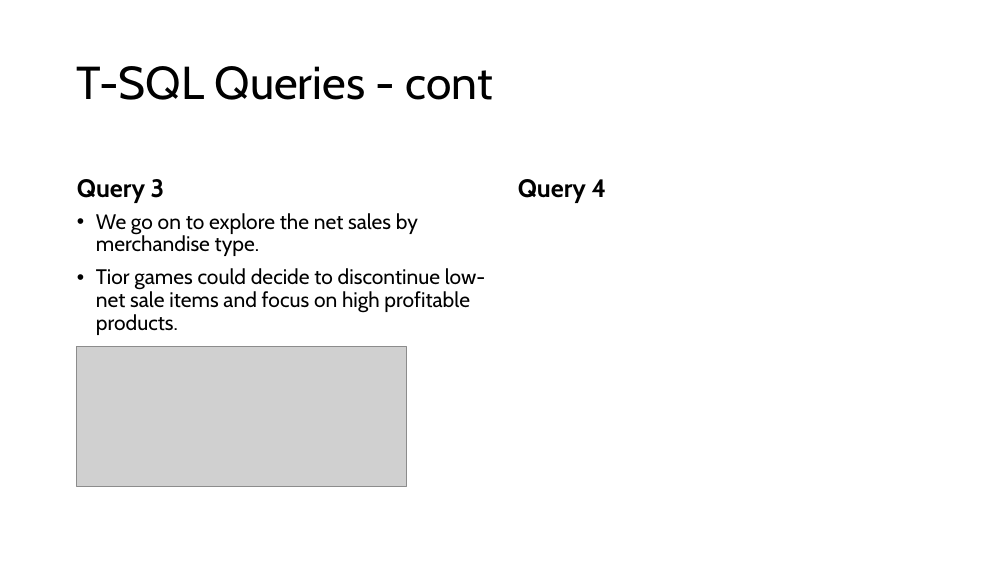
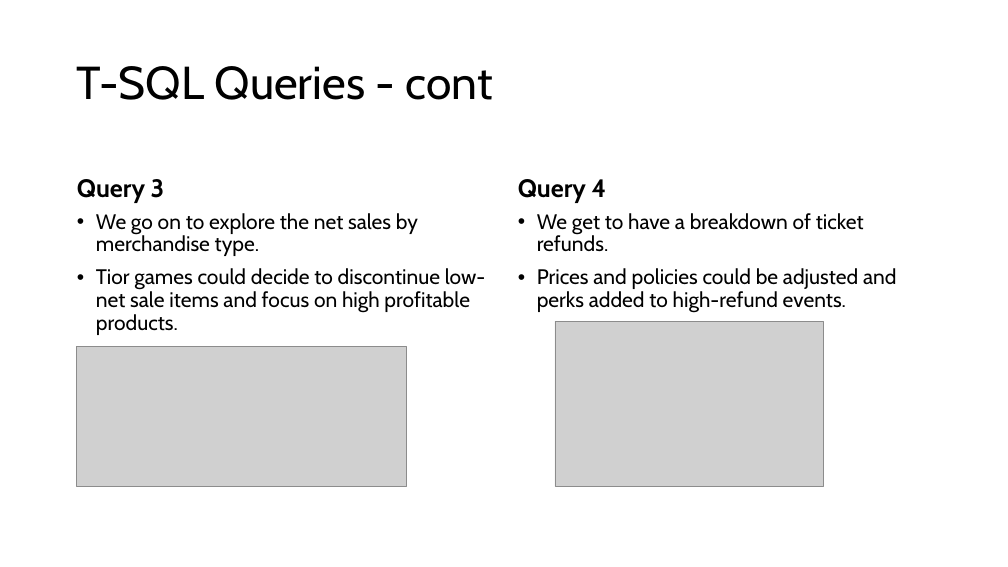
Before and after one commit to HandharJunino/Tior-Games, a slide deck: slide 3 of Tior Games Data Warehouse.pptx. Drawn at 1008x567 pixels with LibreOffice and Linux fonts; fonts in the diff are those of the drawing; grey boxes stand for pictures. Boxes give left, top, right and bottom in pixels: in the first picture for what was removed or moved away, otherwise in the second. Text is boxed around its words. In the diff, an @@ line names an element or a change of style, - is before the commit and + after.

```diff
--- a/Tior Games Data Warehouse.pptx
+++ b/Tior Games Data Warehouse.pptx
@@ text added at (x1=537, y1=213, x2=896, y2=313), 20 pt, text #000000 @@
+• We get to have a breakdown of ticket refunds.
+• Prices and policies could be adjusted and perks added to high-refund events.
@@ picture added at (x1=555, y1=321, x2=823, y2=487) @@
```
Also in this commit, not shown: 6 slides added.
